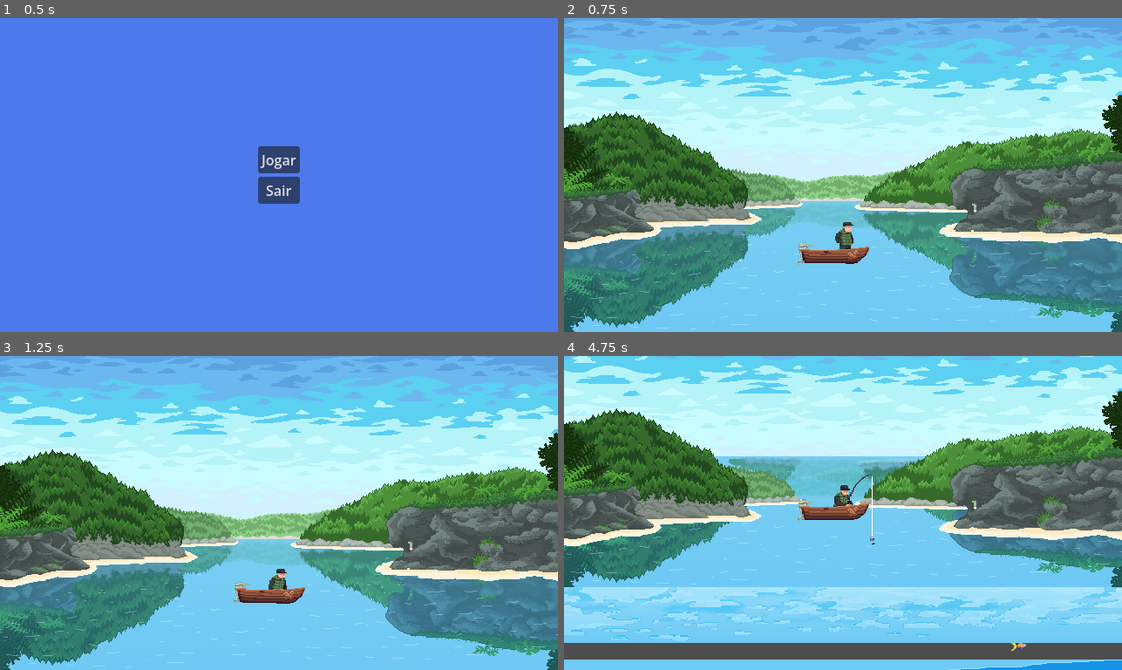
Above: before the commit, frames 1-4 (two rows, left to right).
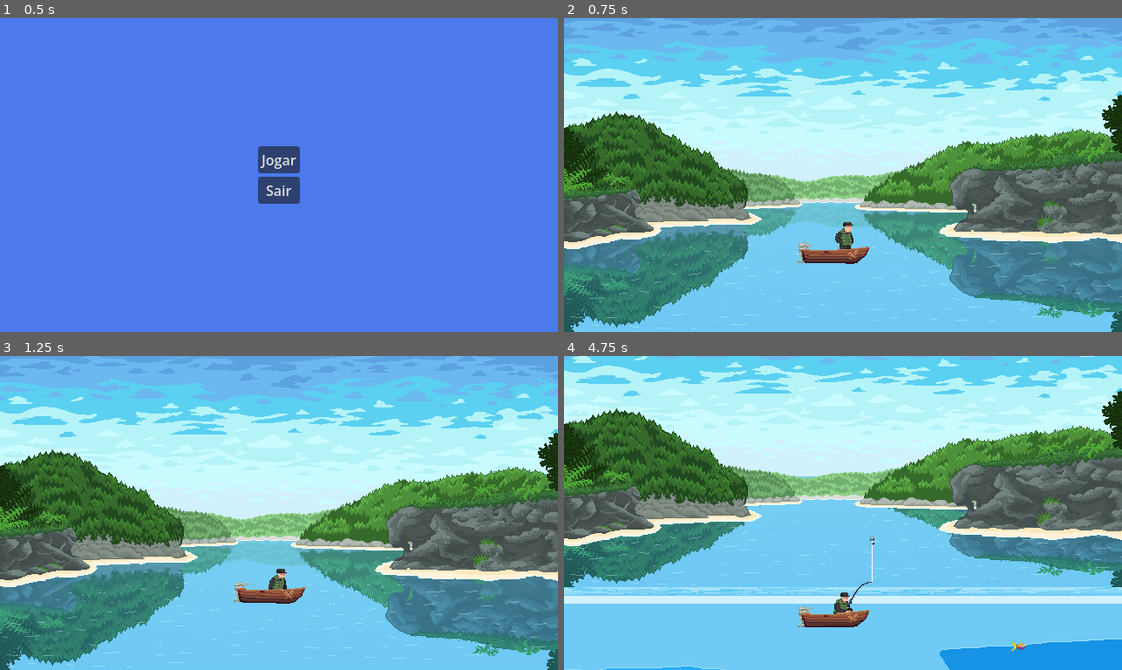
Above: after the commit, the same moments.

Repository: Bad-Onion/gyotaku
Game: Godot game, scene res://main.tscn
Same seed, same stepped clock (60 frames per second), same inputs: the game is played once before the commit and once after it.
Inputs (mouse positions are in pixels of both pictures, inside the frame that each line leads up to):
- Up to frame 1 (0.5 s): no input
- Up to frame 2 (0.75 s): click "Jogar" at 0.5 s
- Up to frame 3 (1.25 s): no input
- Up to frame 4 (4.75 s): move the mouse to (965, 497) at 1.27 s; click (965, 497) at 1.35 s; move the mouse to (731, 528) at 2.02 s; click (731, 528) at 2.1 s; move the mouse to (898, 443) at 2.77 s; click (898, 443) at 2.85 s; move the mouse to (815, 575) at 3.52 s; click (815, 575) at 3.6 s; move the mouse to (1010, 560) at 4.27 s; click (1010, 560) at 4.35 s

Frame 1 is identical in both runs. In frame 2, less than 0.1% of the frame differs, in the area x 42-54%, y 58-59%; in frame 3, less than 0.1%; in frame 4, 21%, in the area x 0-100%, y 31-100%.

Commit message:
adding camera perspective

Diff:
--- a/gyotaku/scenes/interactables/boat/boat_floating.gd
+++ b/gyotaku/scenes/interactables/boat/boat_floating.gd
@@ -7,16 +7,14 @@
 @export var tilt_animation_speed: float = 1.5
 @export var max_tilt_radians: float = 0.03
 
-var _start_y: float
+var base_y: float
 var _time_passed: float = 0.0
 
 
 func _ready() -> void:
-	_start_y = position.y
+	base_y = position.y
 
 func _process(delta: float) -> void:
 	_time_passed += delta
-
-	position.y = _start_y + sin(_time_passed * vertical_float_speed) * vertical_float_amplitude
-
+	position.y = base_y + sin(_time_passed * vertical_float_speed) * vertical_float_amplitude
 	rotation = sin(_time_passed * tilt_animation_speed) * max_tilt_radians
--- a/gyotaku/scenes/levels/level_1/level_1.gd
+++ b/gyotaku/scenes/levels/level_1/level_1.gd
@@ -6,13 +6,27 @@
 @onready var fishing_mechanic_system: FishingMechanicSystem = %FishingMechanicSystem
 @onready var fishing_cursor_ui: FishingCursorUI = %FishingCursorUI
 
+@onready var main_camera: FishingCamera = %MainCamera
+@onready var boat: AnimatedSprite2D = %Boat
+
+@onready var surface_water_sprite: Sprite2D = $Background/OkinawaBackground/SurfaceWater/Water
+@onready var ceiling_water_sprite: Sprite2D = $Background/OkinawaUnderwaterBackground/CeilingLayer/UnderwaterCeiling
+
+const BOAT_UNDERWATER_Y: float = 392.0
+const WATERLINE_Y: float = 360.0
+
 
 func _ready() -> void:
 	fishing_hook.fish_hooked.connect(_on_fish_hooked)
-
 	fishing_mechanic_system.fish_caught.connect(_on_fish_caught)
 	fishing_mechanic_system.fish_escaped.connect(_on_fish_escaped)
 	fishing_mechanic_system.line_broke.connect(_on_line_broke)
+
+	_setup_perfect_anchors()
+
+
+func _process(_delta: float) -> void:
+	_handle_perspective_transition()
 
 
 func _on_fish_hooked(fish: Fish) -> void:
@@ -39,3 +53,48 @@
 func _end_minigame() -> void:
 	fishing_cursor_ui.deactivate()
 	fishing_hook.reset()
+
+
+func _handle_perspective_transition() -> void:
+	var cam_y: float = main_camera.global_position.y
+
+	if boat:
+		var boat_target_y: float = cam_y + 89.5
+		boat.base_y = min(boat_target_y, BOAT_UNDERWATER_Y)
+
+	# Calculate a single unified transition weight to ensure 0 gaps.
+	var start_transition_y: float = 269.5
+	var end_transition_y: float = 500.0
+	var transition_weight: float = clamp((cam_y - start_transition_y) / (end_transition_y - start_transition_y), 0.0, 1.0)
+
+	# Only shrink/grow. Do not touch position.y here so Parallax can do its job.
+	if surface_water_sprite:
+		surface_water_sprite.scale.y = 1.0 - transition_weight
+
+	if ceiling_water_sprite:
+		ceiling_water_sprite.scale.y = transition_weight
+
+func _setup_perfect_anchors() -> void:
+	# 1. Anchor Surface Water: Pivot at the BOTTOM edge, sitting exactly at Y=360
+	if surface_water_sprite and surface_water_sprite.texture:
+		var tex_w: float = surface_water_sprite.texture.get_width()
+		var tex_h: float = surface_water_sprite.texture.get_height()
+		var start_x: float = surface_water_sprite.position.x
+		if surface_water_sprite.centered:
+			start_x -= tex_w / 2.0
+
+		surface_water_sprite.centered = false
+		surface_water_sprite.offset = Vector2(0, -tex_h) # Forces pivot to the bottom
+		surface_water_sprite.position = Vector2(start_x, WATERLINE_Y)
+
+	# 2. Anchor Ceiling Water: Pivot at the TOP edge, sitting exactly at Y=360
+	if ceiling_water_sprite and ceiling_water_sprite.texture:
+		var tex_w: float = ceiling_water_sprite.texture.get_width()
+		var start_x: float = ceiling_water_sprite.position.x
+		if ceiling_water_sprite.centered:
+			start_x -= tex_w / 2.0
+
+		ceiling_water_sprite.centered = false
+		ceiling_water_sprite.offset = Vector2(0, 0) # Forces pivot to the top
+		ceiling_water_sprite.position = Vector2(start_x, WATERLINE_Y)
+		ceiling_water_sprite.scale.y = 0.0
--- a/gyotaku/scenes/levels/level_1/level_1.tscn
+++ b/gyotaku/scenes/levels/level_1/level_1.tscn
@@ -105,6 +105,7 @@
 script = ExtResource("1_58uyj")
 
 [node name="MainCamera" type="Camera2D" parent="." unique_id=2093425651]
+unique_name_in_owner = true
 position = Vector2(320, 180)
 limit_top = 0
 limit_bottom = 884
@@ -112,7 +113,8 @@
 script = ExtResource("2_hhmec")
 
 [node name="Boat" type="AnimatedSprite2D" parent="." unique_id=1587030661]
-z_index = 2
+unique_name_in_owner = true
+z_index = 1
 position = Vector2(306.895, 269.5)
 scale = Vector2(1.0789473, 1.0789474)
 sprite_frames = SubResource("SpriteFrames_q7p11")
@@ -120,6 +122,7 @@
 script = ExtResource("4_w3g2g")
 
 [node name="Player" parent="Boat" unique_id=448418749 instance=ExtResource("7_hhmec")]
+show_behind_parent = true
 z_index = 1
 z_as_relative = false
 position = Vector2(14, -24.073181)
@@ -165,10 +168,13 @@
 position = Vector2(29.65857, -12.536575)
 
 [node name="Background" type="Node" parent="." unique_id=2001595502]
+unique_name_in_owner = true
 
 [node name="OkinawaBackground" parent="Background" unique_id=1616347244 instance=ExtResource("5_v0dvh")]
+unique_name_in_owner = true
 
 [node name="OkinawaUnderwaterBackground" parent="Background" unique_id=1010358310 instance=ExtResource("4_1iula")]
+unique_name_in_owner = true
 
 [node name="Systems" type="Node" parent="." unique_id=358187130]
 
--- a/gyotaku/scenes/ui/okinawa_background/okinawa_background.tscn
+++ b/gyotaku/scenes/ui/okinawa_background/okinawa_background.tscn
@@ -19,6 +19,7 @@
 texture = ExtResource("1_mtm42")
 
 [node name="FarMountains" type="Sprite2D" parent="Scenario" unique_id=1424857524]
+z_index = 1
 position = Vector2(320, 192)
 texture = ExtResource("2_4f0ou")
 
@@ -48,7 +49,9 @@
 texture = ExtResource("7_1d3g0")
 
 [node name="SurfaceWater" type="ParallaxLayer" parent="." unique_id=1864668906]
+unique_name_in_owner = true
 
 [node name="Water" type="Sprite2D" parent="SurfaceWater" unique_id=7033961]
-position = Vector2(320, 180)
+unique_name_in_owner = true
 texture = ExtResource("8_4f0ou")
+centered = false
--- a/gyotaku/scenes/ui/okinawa_background/okinawa_underwater_background.tscn
+++ b/gyotaku/scenes/ui/okinawa_background/okinawa_underwater_background.tscn
@@ -13,43 +13,53 @@
 [node name="OkinawaUnderwaterBackground" type="ParallaxBackground" unique_id=288098495]
 
 [node name="DepthLayer" type="ParallaxLayer" parent="." unique_id=1523264890]
-position = Vector2(0, 424)
 motion_scale = Vector2(1, 0.8)
 
 [node name="UnderwaterDepth" type="Sprite2D" parent="DepthLayer" unique_id=942469248]
-position = Vector2(320, 230)
+position = Vector2(0, 360)
 texture = ExtResource("1_0vsfu")
+centered = false
 
 [node name="WaterBack7" type="Sprite2D" parent="DepthLayer" unique_id=1472713179]
-position = Vector2(320, 210)
+position = Vector2(0, 360)
 texture = ExtResource("2_epons")
+centered = false
 
 [node name="WaterBack6" type="Sprite2D" parent="DepthLayer" unique_id=1847503277]
-position = Vector2(320, 210)
+position = Vector2(0, 360)
 texture = ExtResource("3_a3prl")
+centered = false
 
 [node name="WaterBack5" type="Sprite2D" parent="DepthLayer" unique_id=1084239104]
-position = Vector2(320, 210)
+position = Vector2(0, 360)
 texture = ExtResource("4_2wyvv")
+centered = false
 
 [node name="WaterBack4" type="Sprite2D" parent="DepthLayer" unique_id=1687866065]
-position = Vector2(320, 210)
+position = Vector2(0, 360)
 texture = ExtResource("5_vgbym")
+centered = false
 
 [node name="WaterBack3" type="Sprite2D" parent="DepthLayer" unique_id=1439087591]
-position = Vector2(320, 210)
+position = Vector2(0, 360)
 texture = ExtResource("6_6i0im")
+centered = false
 
 [node name="WaterBack2" type="Sprite2D" parent="DepthLayer" unique_id=606494064]
-position = Vector2(320, 210)
+position = Vector2(0, 360)
 texture = ExtResource("7_s4f0x")
+centered = false
 
 [node name="WaterBack1" type="Sprite2D" parent="DepthLayer" unique_id=1281090587]
-position = Vector2(320, 210)
+position = Vector2(0, 360)
 texture = ExtResource("8_rbxeu")
+centered = false
 
-[node name="CellingLayer" type="ParallaxLayer" parent="." unique_id=1331441684]
+[node name="CeilingLayer" type="ParallaxLayer" parent="." unique_id=1331441684]
+unique_name_in_owner = true
 
-[node name="UnderwaterCelling" type="Sprite2D" parent="CellingLayer" unique_id=566132218]
-position = Vector2(320, 392)
+[node name="UnderwaterCeiling" type="Sprite2D" parent="CeilingLayer" unique_id=566132218]
+unique_name_in_owner = true
+position = Vector2(0, 360)
 texture = ExtResource("9_epons")
+centered = false
